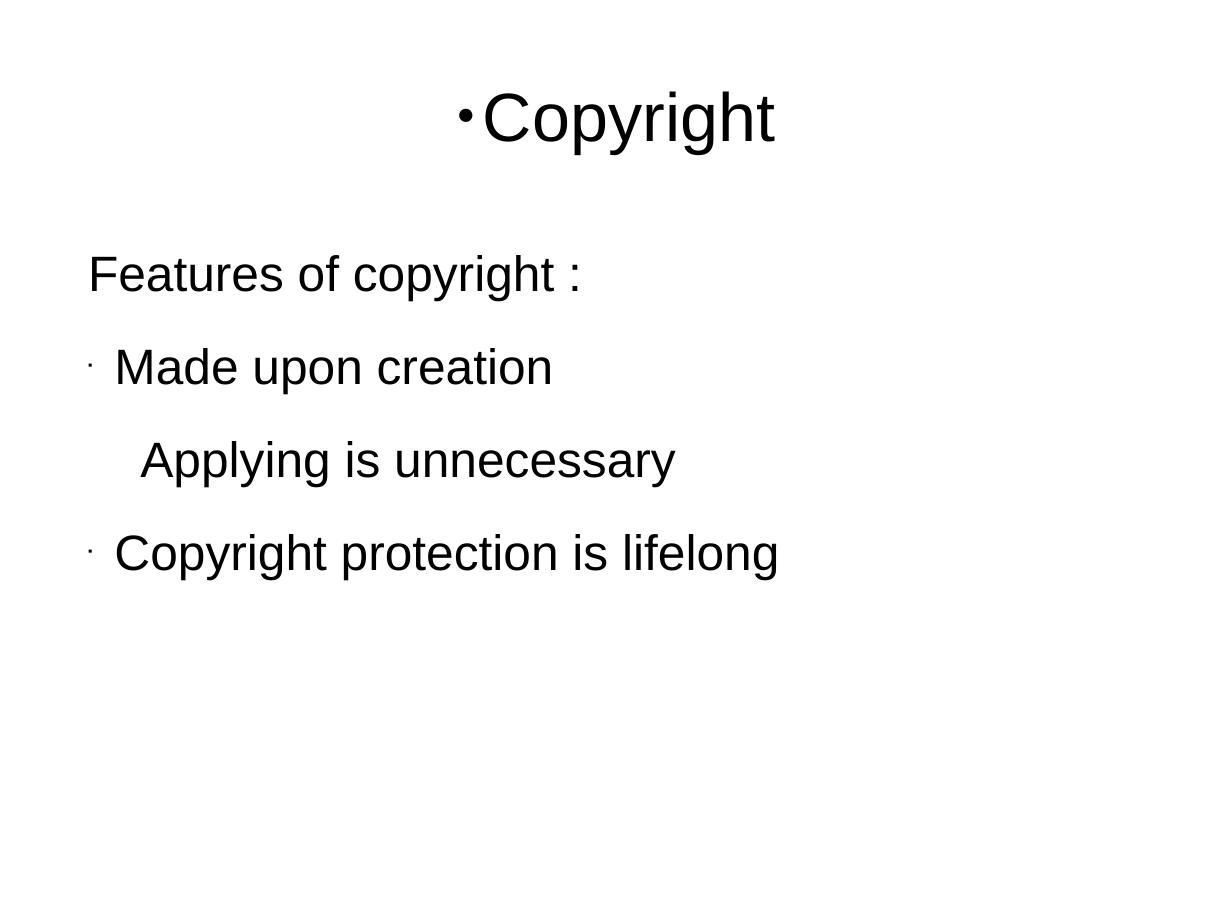
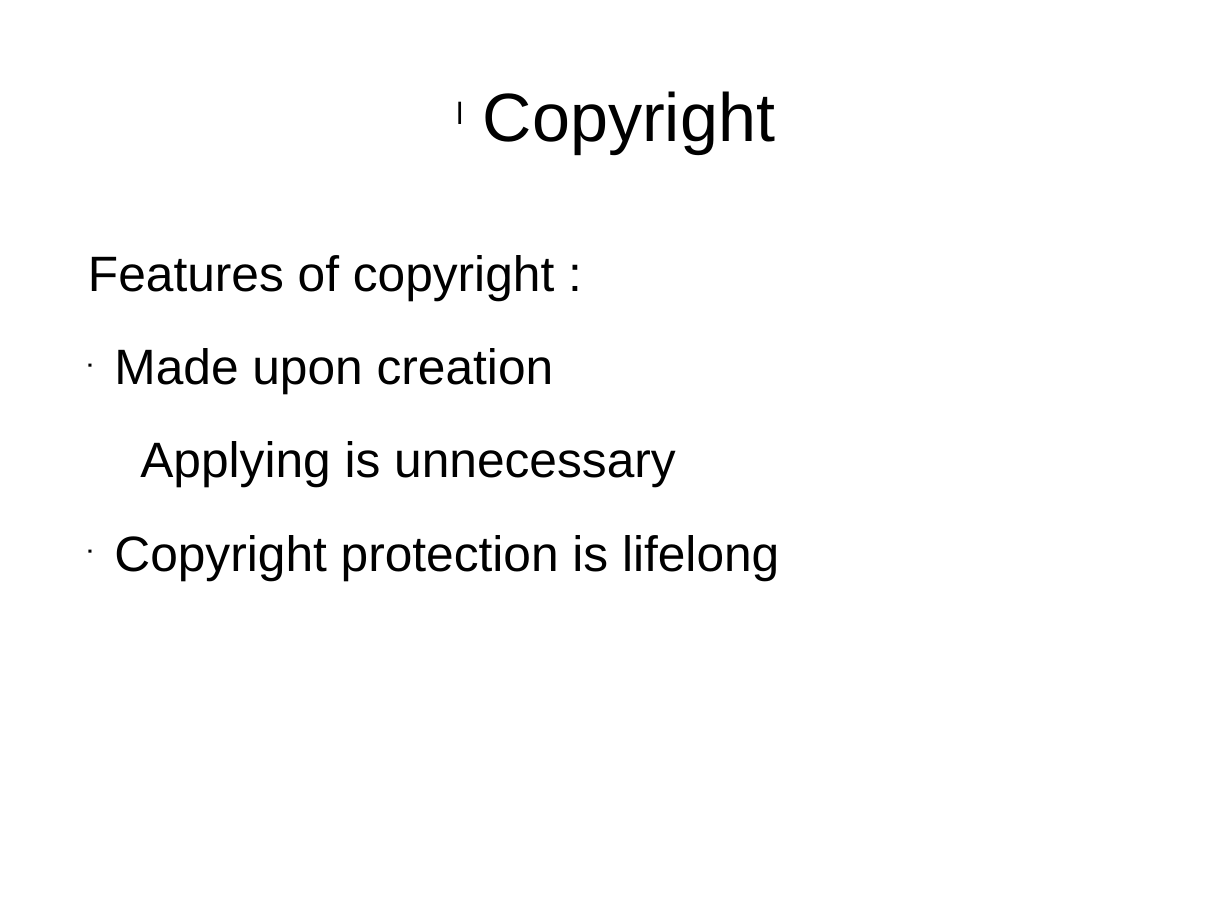
Before and after one commit to Matzkee/TeamProject, a slide deck: slide 10 of Documents/Team G - Intellectual Property in Software.pptx. Drawn at 1232x924 pixels with LibreOffice and Linux fonts; fonts in the diff are those of the drawing; background and template pictures are left out. Boxes give left, top, right and bottom in pixels: in the first picture for what was removed or moved away, otherwise in the second. Text is boxed around its words. In the diff, an @@ line names an element or a change of style, - is before the commit and + after.

```diff
--- a/Documents/Team G - Intellectual Property in Software.pptx
+++ b/Documents/Team G - Intellectual Property in Software.pptx
@@ text "Copyright" at [483,91,775,153]: bullet ● to l @@
```
Also in this commit, not shown: 2 other slides changed, 2 slides removed.
